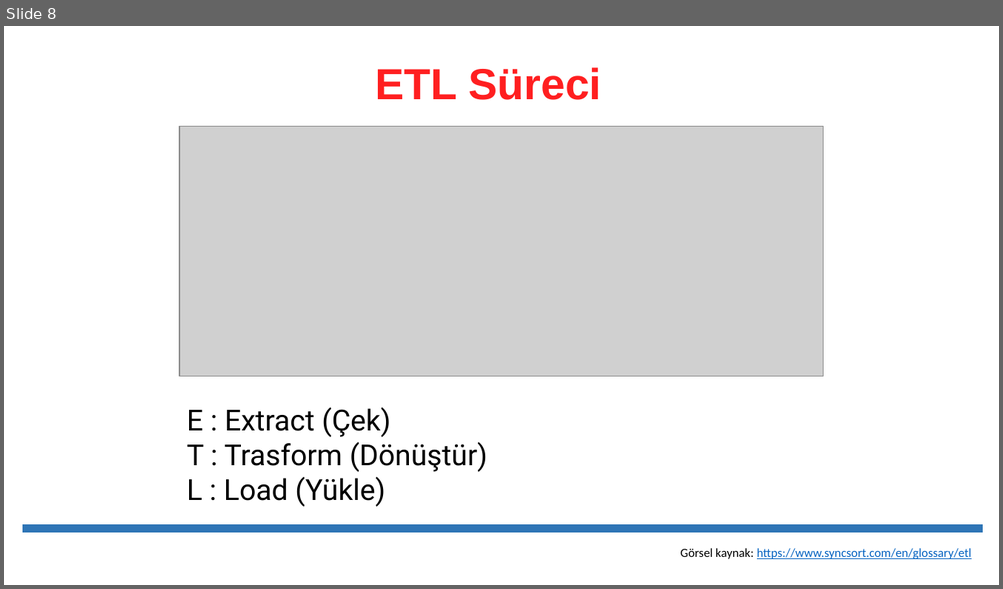
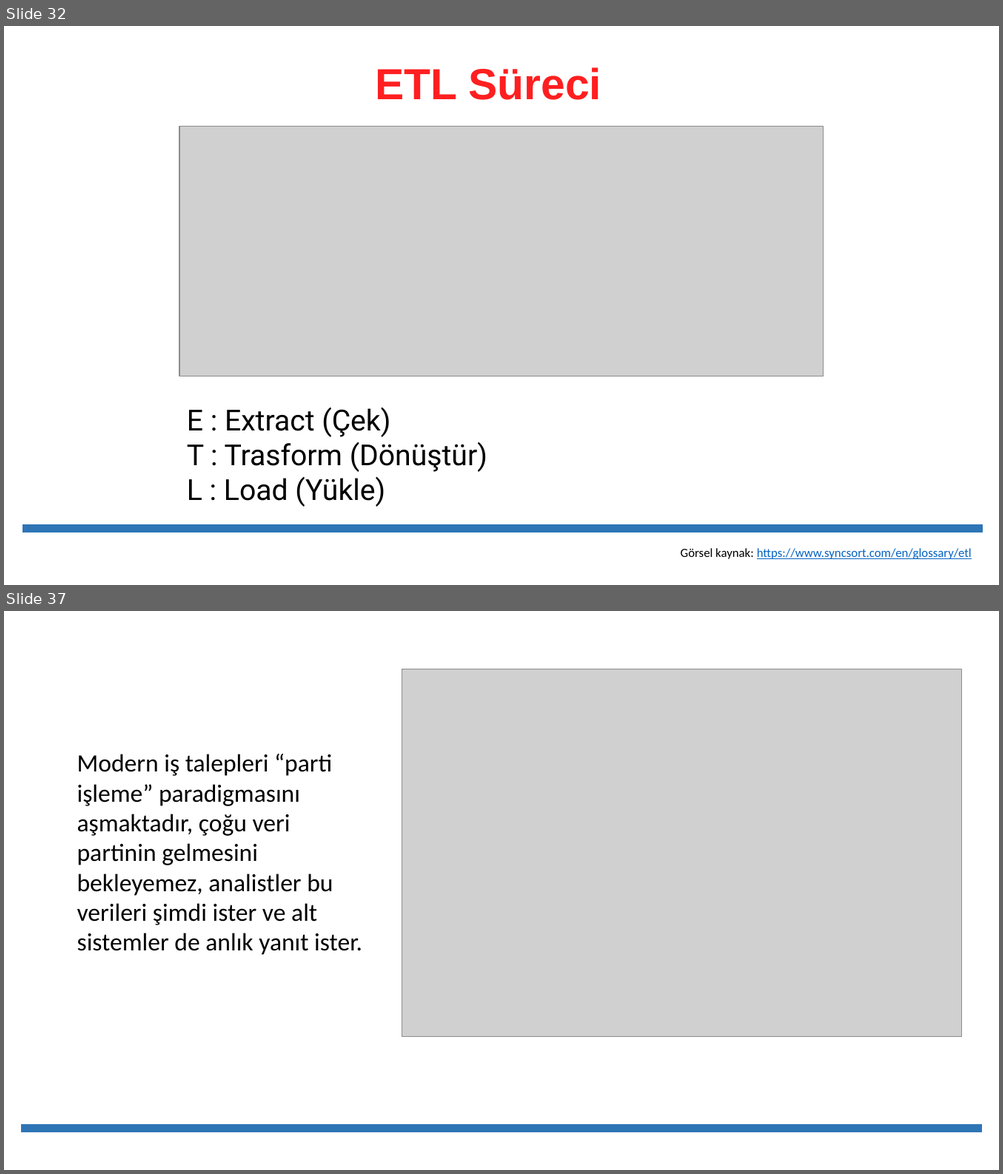
Before and after one commit to erkansirin78/preprocessing-analysis-ml-dl-big-data, a slide deck: 08_etl/01_ETL_Darawarehouse.pptx. Shown one above the other, each under a label of ours: slide 8 before the commit, slides 32 and 37 after it; the slides between them are not shown. The pictures are 1003x589 and 1003x1174 pixels, drawn with LibreOffice and Linux fonts; fonts in the diff are those of the drawing; grey boxes stand for pictures. Boxes give left, top, right and bottom in pixels: in the first picture for what was removed or moved away, otherwise in the second. Text is boxed around its words. In the diff, an @@ line names an element or a change of style, - is before the commit and + after.

```diff
--- a/08_etl/01_ETL_Darawarehouse.pptx
+++ b/08_etl/01_ETL_Darawarehouse.pptx
@@ slide 37 added at (4,611,999,1170), background #FFFFFF @@
@@ picture added at (402,669,962,1037) @@
@@ text added at (77,754,362,955), 24 pt, text #000000 @@
+Modern iş talepleri “parti işleme” paradigmasını aşmaktadır, çoğu veri partinin gelmesini bekleyemez, analistler bu verileri şimdi ister ve alt sistemler de anlık yanıt ister.
@@ line added from (21, 1129) to (982, 1129), #2E75B6 8 pt @@
@@ what was slide 8 is now slide 32 @@
```
Also in this commit, not shown: 4 slides changed, 33 other slides added, 34 other files.
